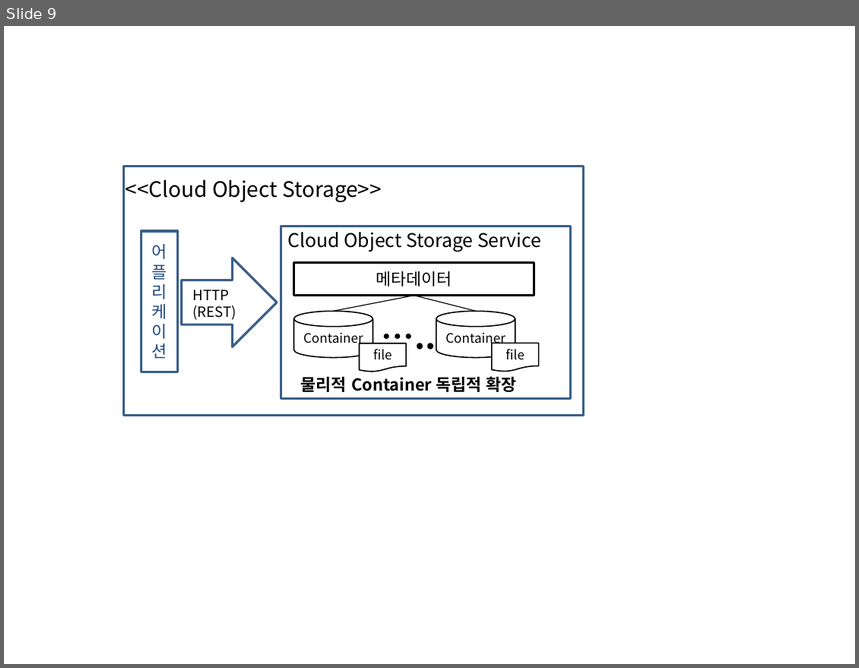
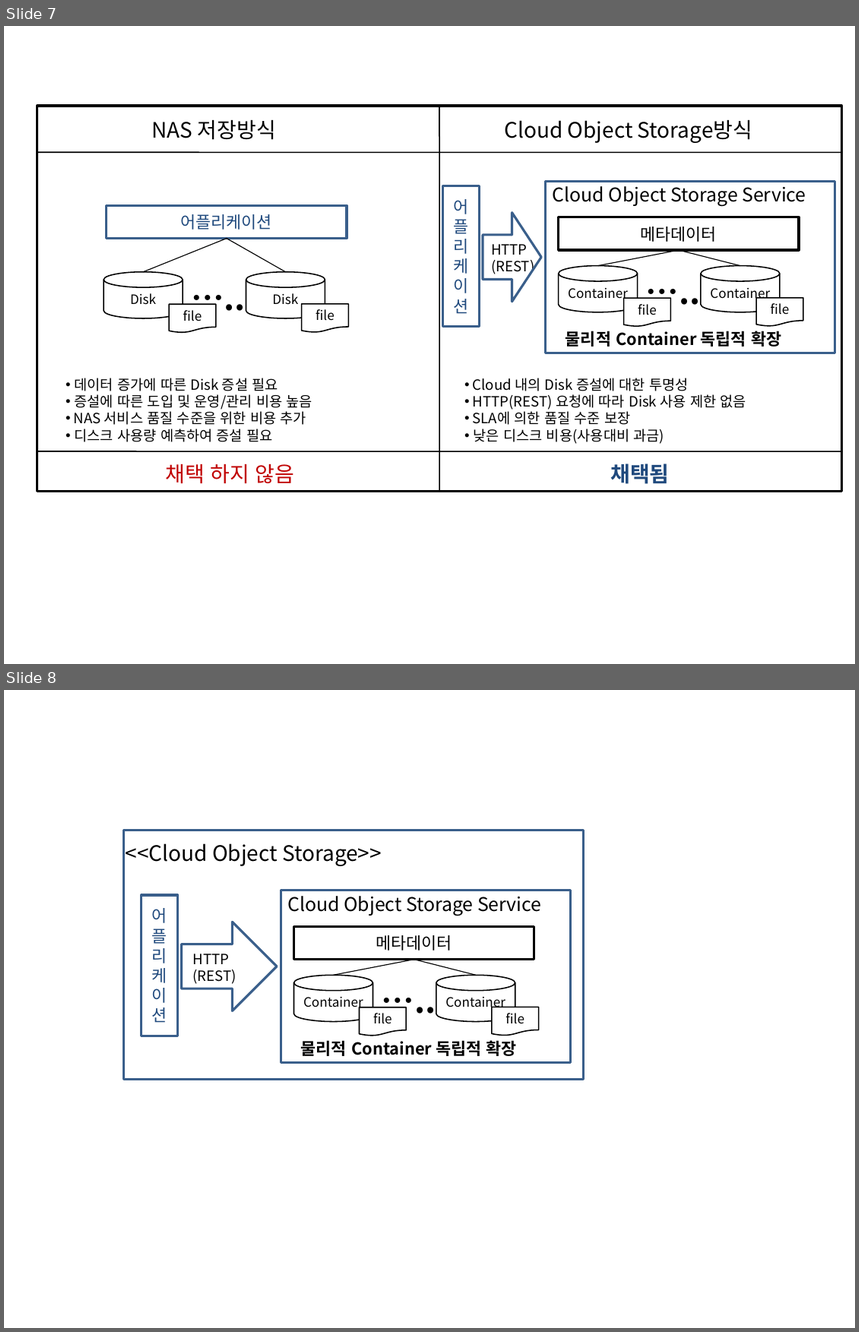
Before and after one commit to parduck/AAproject, a slide deck: 당뇨환자관리시스템_그림.pptx. Shown one above the other, each under a label of ours: slide 9 before the commit, slides 7 and 8 after it. The pictures are 859x668 and 859x1332 pixels, drawn with LibreOffice and Linux fonts; fonts in the diff are those of the drawing. Boxes give left, top, right and bottom in pixels: in the first picture for what was removed or moved away, otherwise in the second. Text is boxed around its words. In the diff, an @@ line names an element or a change of style, - is before the commit and + after.

```diff
--- a/당뇨환자관리시스템_그림.pptx
+++ b/당뇨환자관리시스템_그림.pptx
@@ slide 7 added at [4,26,855,664], background #FFFFFF @@
@@ rectangle added at [37,106,842,492], outline #000000 2 pt @@
@@ line added from (439, 106) to (439, 492), #000000 1 pt @@
@@ text added at [152,120,276,140], 18 pt, text #000000 @@
+NAS 저장방식
@@ text added at [504,120,753,143], 18 pt, text #000000 @@
+Cloud Object Storage방식
@@ line added from (37, 152) to (842, 153), #000000 1 pt @@
@@ rectangle added at [545,181,835,353], outline #3A5F8C 2 pt @@
@@ rectangle added at [106,205,346,239], outline #3A5F8C 2 pt, 14 pt, text #1F497D @@
+어플리케이션
@@ rectangle added at [443,186,480,326], outline #3A5F8C 2 pt, 14 pt, text #1F497D @@
+어플리케이션
@@ text added at [553,186,806,207], 16 pt, text #000000 @@
+Cloud Object Storage Service
@@ right arrow added at [484,212,542,302], outline #3A5F8C 2 pt @@
@@ rectangle added at [559,218,799,251], outline #000000 2 pt, 14 pt, text #000000 @@
+메타데이터
@@ line added from (227, 239) to (144, 272), #000000 0.75 pt @@
@@ line added from (227, 239) to (286, 272), #000000 0.75 pt @@
@@ text added at [491,244,534,276], 12 pt, text #000000 @@
+HTTP
+(REST)
@@ line added from (679, 250) to (598, 266), #000000 0.75 pt @@
@@ line added from (679, 250) to (740, 266), #000000 0.75 pt @@
@@ cylinder added at [104,272,183,319], fill #FFFFFF, outline #000000 1 pt, 11 pt, text #000000 @@
+Disk
@@ text added at [183,273,272,322], 28 pt, text #000000, bold @@
+…..
@@ cylinder added at [246,272,325,319], fill #FFFFFF, outline #000000 1 pt, 11 pt, text #000000 @@
+Disk
@@ cylinder added at [559,266,638,313], fill #FFFFFF, outline #000000 1 pt, 11 pt, text #000000 @@
+Container
@@ text added at [637,267,726,316], 28 pt, text #000000, bold @@
+…..
@@ cylinder added at [701,266,780,313], fill #FFFFFF, outline #000000 1 pt, 11 pt, text #000000 @@
+Container
@@ flow chart document added at [623,298,671,327], fill #FFFFFF, outline #000000 1 pt, 11 pt, text #000000 @@
+file
@@ flow chart document added at [756,297,804,326], fill #FFFFFF, outline #000000 1 pt, 11 pt, text #000000 @@
+file
@@ flow chart document added at [169,304,216,333], fill #FFFFFF, outline #000000 1 pt, 11 pt, text #000000 @@
+file
@@ flow chart document added at [302,304,349,333], fill #FFFFFF, outline #000000 1 pt, 11 pt, text #000000 @@
+file
@@ text added at [566,331,781,347], 14 pt, text #000000, bold @@
+물리적 Container 독립적 확장
@@ text added at [74,378,313,442], 12 pt, text #000000 @@
+• 데이터 증가에 따른 Disk 증설 필요
+• 증설에 따른 도입 및 운영/관리 비용 높음
+• NAS 서비스 품질 수준을 위한 비용 추가
+• 디스크 사용량 예측하여 증설 필요
@@ text added at [473,378,747,444], 12 pt, text #000000 @@
+• Cloud 내의 Disk 증설에 대한 투명성
+• HTTP(REST) 요청에 따라 Disk 사용 제한 없음
+• SLA에 의한 품질 수준 보장
+• 낮은 디스크 비용(사용대비 과금)
@@ line added from (37, 452) to (842, 452), #000000 1 pt @@
@@ text added at [165,465,295,484], 18 pt, text #C00000 @@
+채택 하지 않음
@@ text added at [610,464,669,484], 18 pt, text #1F497D, bold @@
+채택됨
@@ what was slide 9 is now slide 8 @@
```
Also in this commit, not shown: 6 other slides added, 1 slide removed, 2 other files.
